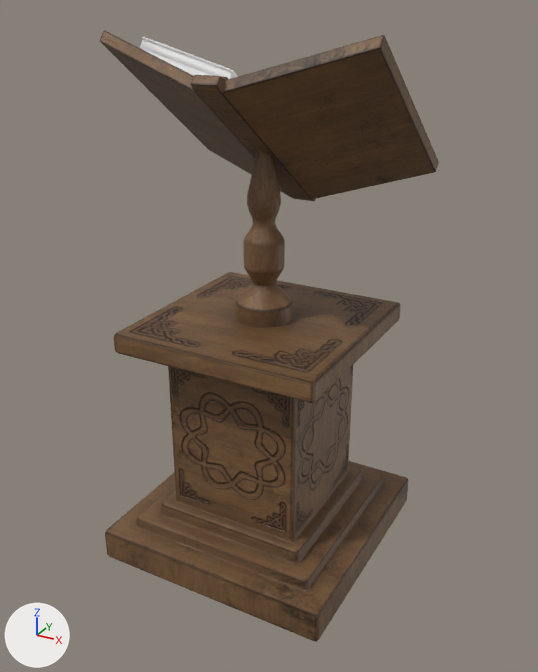
Two versions of the Blender file BLEND/Animated Books.blend, one commit apart.
Both versions are drawn from a 50 mm lens placed at (0.869, -1.567, 1.35), pointed at (0.022, -0.025, 0.579). Every picture has the same lights, and +X, +Y and +Z are marked at lower left. The older version comes first.

In view in the first picture: 'Animated Focus Book', 'Focus Book Pedestal'.
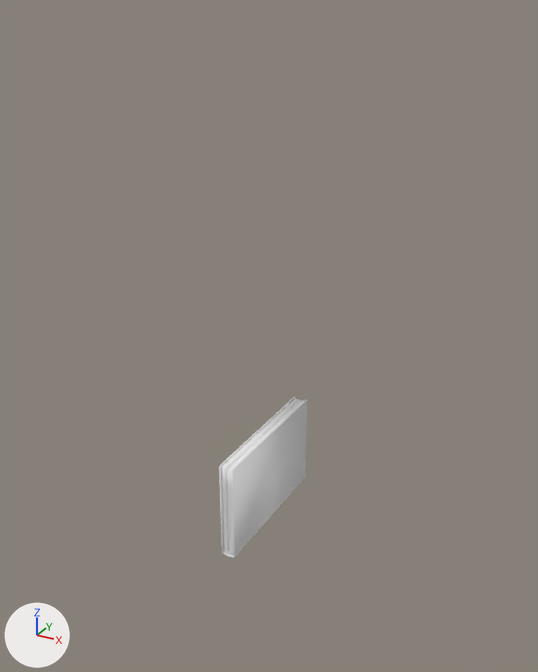
What changed in the scene script:
```text
Change ob_animated_focus_book:
    ob_animated_focus_book.rotation_euler: (-1.204, -0.909, 1.118) -> (0.0, 0.0, 0.0)  # degrees (-69, -52, 64) -> degrees (0, 0, 0)
    ob_animated_focus_book.location: (0.001, 0.011, 1.088) -> (0.0, 0.0, -0.001)
    ob_animated_focus_book.scale: (0.21, 0.162, 0.162) -> (0.171, 0.162, 0.162)
Remove ob_focus_book_pedestal:
    ob_focus_book_pedestal = bpy.data.objects.new('Focus Book Pedestal', me_focus_book_pedestal)
    ob_focus_book_pedestal.location = (0.0, -0.012, -0.044)
    ob_focus_book_pedestal.rotation_euler = (1.571, 0.0, 1.571)  # degrees (90, 0, 90)
```

Boxes (x1, y1, x2, y2) around the edits, measured in the pictures (538 x 672 px):
'Focus Book Pedestal', deleted (brown): before (100, 30, 439, 642)
'Animated Focus Book', moved, rescaled, turned: before (139, 37, 238, 79); after (219, 397, 307, 558)
